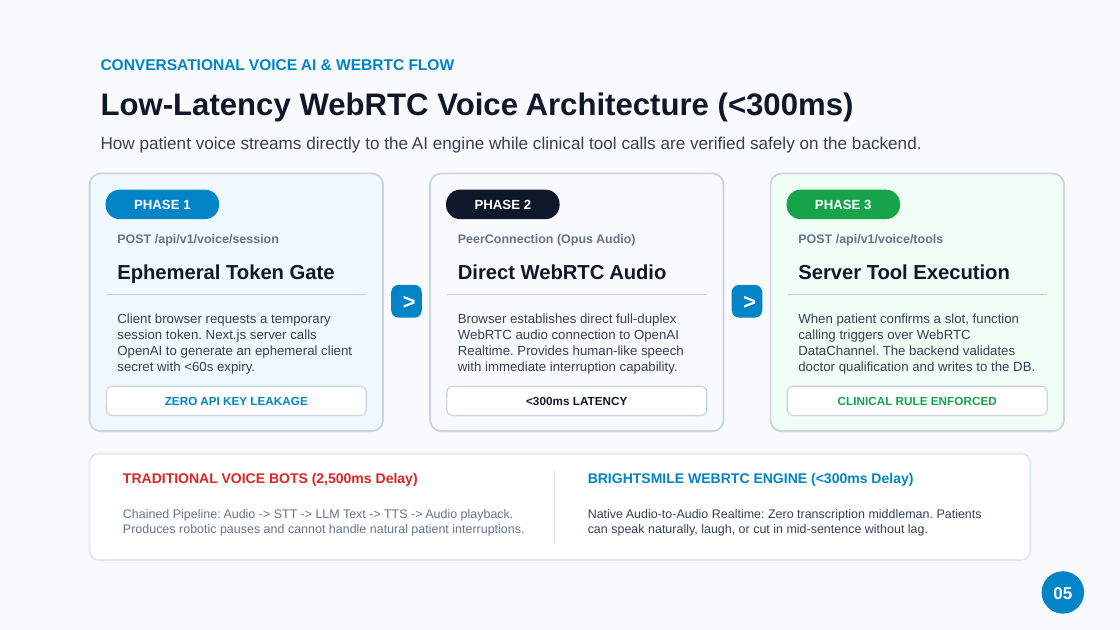
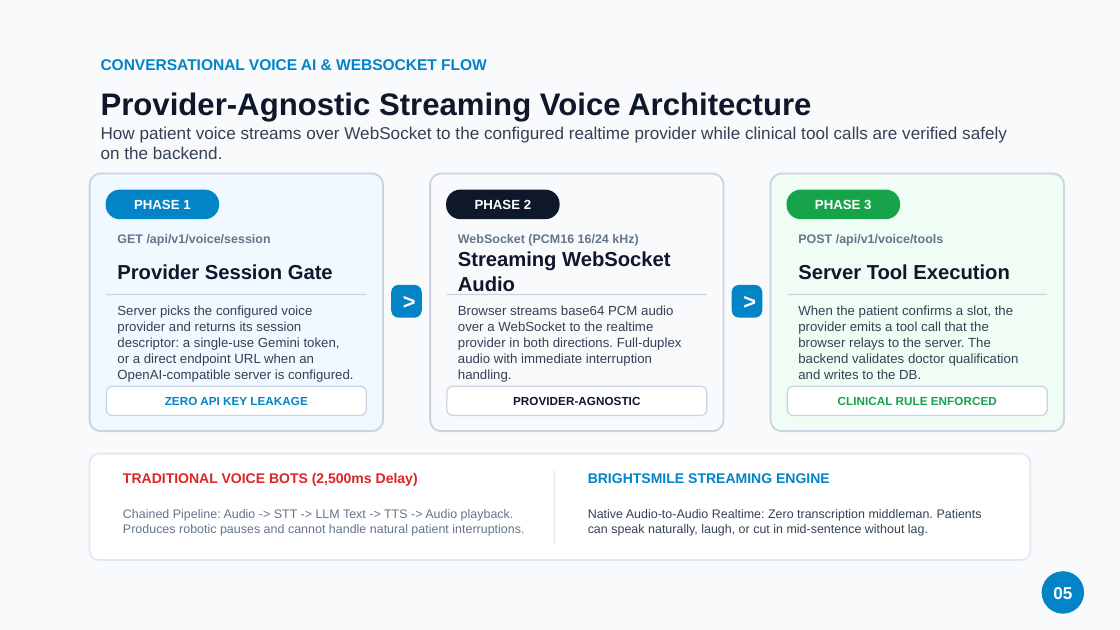
Before and after one commit to wafik/dental-ai-bot, a slide deck: slide 5 of docs/BrightSmile_Dental_AI_Presentation.pptx. Drawn at 1120x630 pixels with LibreOffice and Linux fonts; fonts in the diff are those of the drawing. Boxes give left, top, right and bottom in pixels: in the first picture for what was removed or moved away, otherwise in the second. Text is boxed around its words. In the diff, an @@ line names an element or a change of style, - is before the commit and + after.

```diff
--- a/docs/BrightSmile_Dental_AI_Presentation.pptx
+++ b/docs/BrightSmile_Dental_AI_Presentation.pptx
@@ text at (x1=101, y1=59, x2=487, y2=70): text changed @@
-CONVERSATIONAL VOICE AI & WEBRTC FLOW
+CONVERSATIONAL VOICE AI & WEBSOCKET FLOW
@@ text at (x1=101, y1=92, x2=811, y2=121): text changed @@
-Low-Latency WebRTC Voice Architecture (<300ms)
+Provider-Agnostic Streaming Voice Architecture
@@ text at (x1=101, y1=126, x2=1007, y2=159): text changed @@
-How patient voice streams directly to the AI engine while clinical tool calls are verified safely on the backend.
+How patient voice streams over WebSocket to the configured realtime provider while clinical tool calls are verified safely on the backend.
@@ text at (x1=117, y1=234, x2=271, y2=246): text changed @@
-POST /api/v1/voice/session
+GET /api/v1/voice/session
@@ text at (x1=458, y1=234, x2=638, y2=246): text changed @@
-PeerConnection (Opus Audio)
+WebSocket (PCM16 16/24 kHz)
@@ text at (x1=117, y1=264, x2=333, y2=280): text changed @@
-Ephemeral Token Gate
+Provider Session Gate
@@ text at (x1=458, y1=251, x2=670, y2=291): text changed @@
-Direct WebRTC Audio
+Streaming WebSocket Audio
@@ text at (x1=117, y1=305, x2=353, y2=382): text changed @@
-Client browser requests a temporary session token. Next.js server calls OpenAI to generate an ephemeral client secret with <60s expiry.
+Server picks the configured voice provider and returns its session descriptor: a single-use Gemini token, or a direct endpoint URL when an OpenAI-compatible server is configured.
@@ text at (x1=458, y1=305, x2=682, y2=382): text changed @@
-Browser establishes direct full-duplex WebRTC audio connection to OpenAI Realtime. Provides human-like speech with immediate interruption capability.
+Browser streams base64 PCM audio over a WebSocket to the realtime provider in both directions. Full-duplex audio with immediate interruption handling.
@@ text at (x1=798, y1=305, x2=1019, y2=379): text changed @@
-When patient confirms a slot, function calling triggers over WebRTC DataChannel. The backend validates doctor qualification and writes to the DB.
+When the patient confirms a slot, the provider emits a tool call that the browser relays to the server. The backend validates doctor qualification and writes to the DB.
@@ text at (x1=513, y1=397, x2=640, y2=405): text changed @@
-<300ms LATENCY
+PROVIDER-AGNOSTIC
@@ text at (x1=588, y1=473, x2=830, y2=483): text changed @@
-BRIGHTSMILE WEBRTC ENGINE (<300ms Delay)
+BRIGHTSMILE STREAMING ENGINE
```
Also in this commit, not shown: 4 other slides changed, 15 other files.
